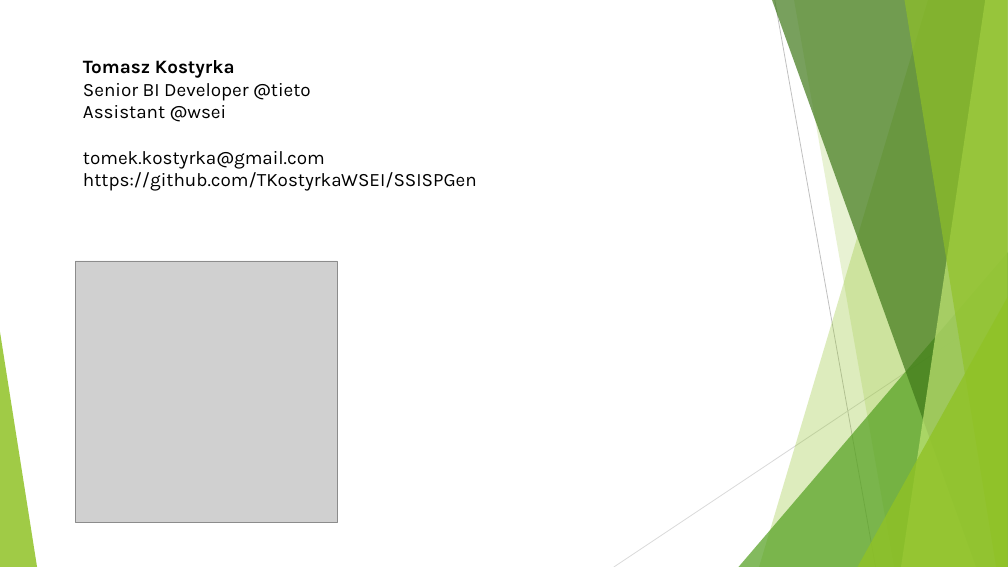
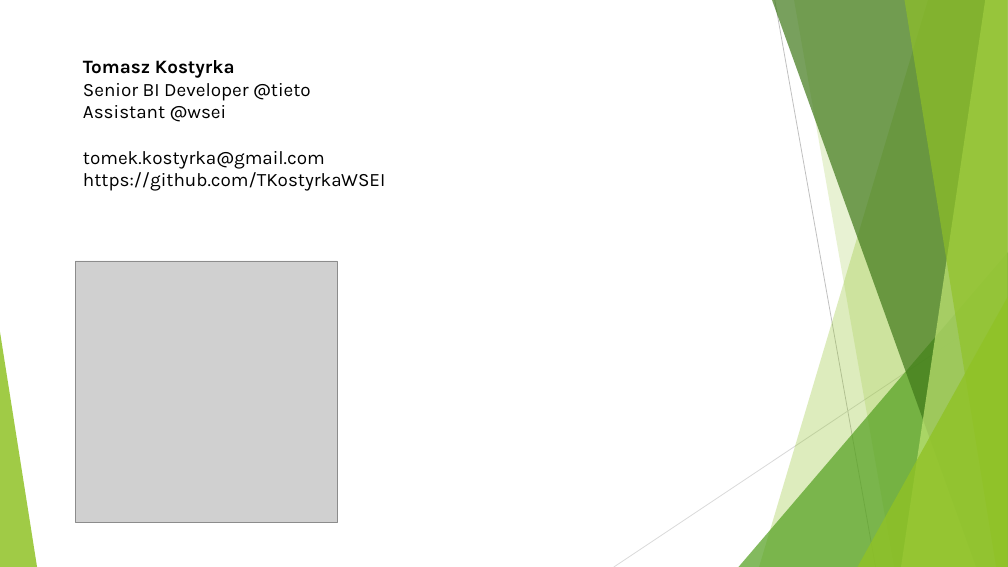
Before and after one commit to TKostyrkaWSEI/MDXHelper, a slide deck: slide 2 of _DCDemoFiles/DCSlajdy.pptx. Drawn at 1008x567 pixels with LibreOffice and Linux fonts; fonts in the diff are those of the drawing; grey boxes stand for pictures. Boxes give left, top, right and bottom in pixels: in the first picture for what was removed or moved away, otherwise in the second. Text is boxed around its words. In the diff, an @@ line names an element or a change of style, - is before the commit and + after.

```diff
--- a/_DCDemoFiles/DCSlajdy.pptx
+++ b/_DCDemoFiles/DCSlajdy.pptx
@@ text at <box>83,172,385,191</box>: text changed @@
-https://github.com/TKostyrkaWSEI/SSISPGen
+https://github.com/TKostyrkaWSEI
```
Also in this commit, not shown: 5 other files.
